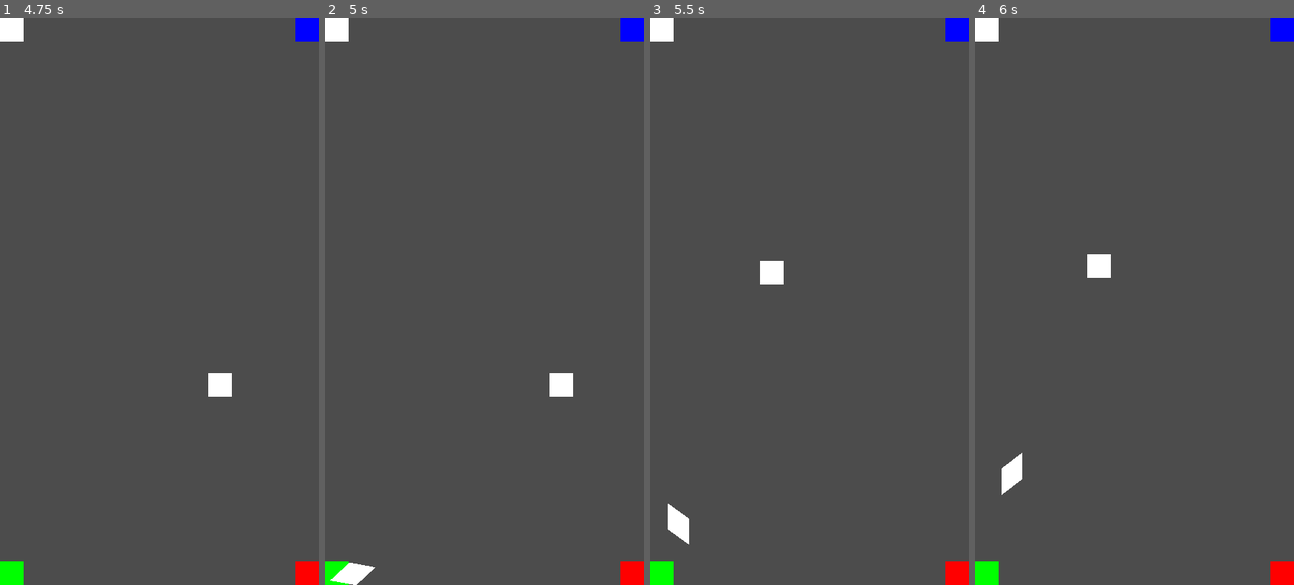
Above: before the commit, frames 1-4 (left to right).
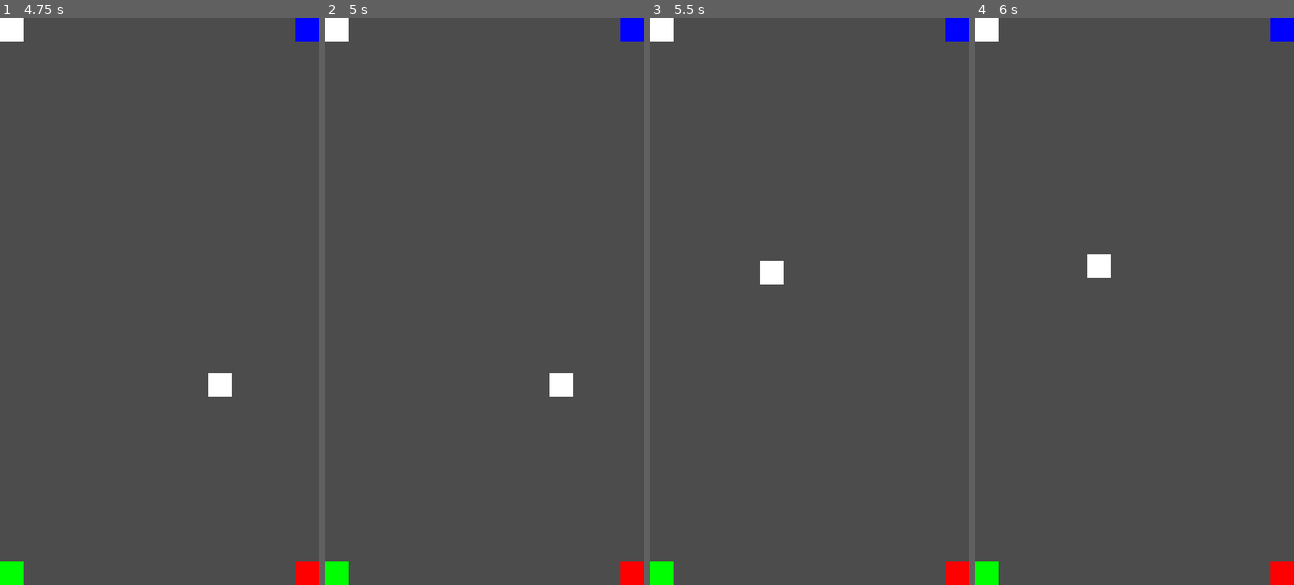
Above: after the commit, the same moments.

Repository: Kiel97/easy-jam-8bits-to-infinity
Game: Godot game, scene res://Game.tscn
Two runs of this game, one before a commit and one after it. Both use one fixed random seed, a clock stepped at 60 frames per second and the inputs below.
Inputs (mouse positions are in pixels of both pictures, inside the frame that each line leads up to):
- Up to frame 1 (4.75 s): click (159, 301) at 0.5 s; move the mouse to (229, 273) at 1.27 s; move the mouse to (95, 329) at 2.02 s; move the mouse to (191, 176) at 2.77 s; move the mouse to (143, 414) at 3.52 s; move the mouse to (255, 386) at 4.27 s
- Up to frame 2 (5 s): no input
- Up to frame 3 (5.5 s): move the mouse to (713, 216) at 5.02 s
- Up to frame 4 (6 s): move the mouse to (1150, 301) at 5.77 s

Frame 1 is identical in both runs. In frame 2, 0.3% of the frame differs, in the area x 1-16%, y 96-100%; in frame 3, 0.3%, in the area x 5-13%, y 85-93%; in frame 4, 0.3%.

Commit message:
Don't run timer on application start

Diff:
--- a/Game.tscn
+++ b/Game.tscn
@@ -103,7 +103,6 @@
 
 [node name="JunkTimer" type="Timer" parent="JunkGenerator"]
 wait_time = 5.0
-autostart = true
 
 [node name="JunkPath" type="Path2D" parent="JunkGenerator"]
 curve = SubResource( 3 )
